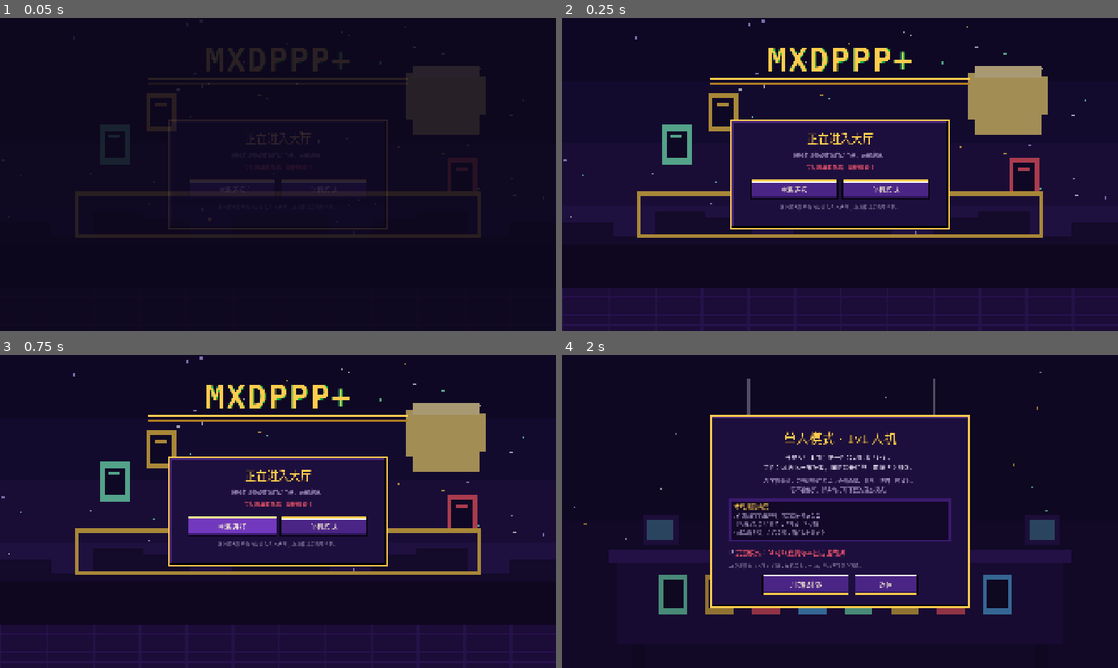
Above: before the commit, frames 1-4 (two rows, left to right).
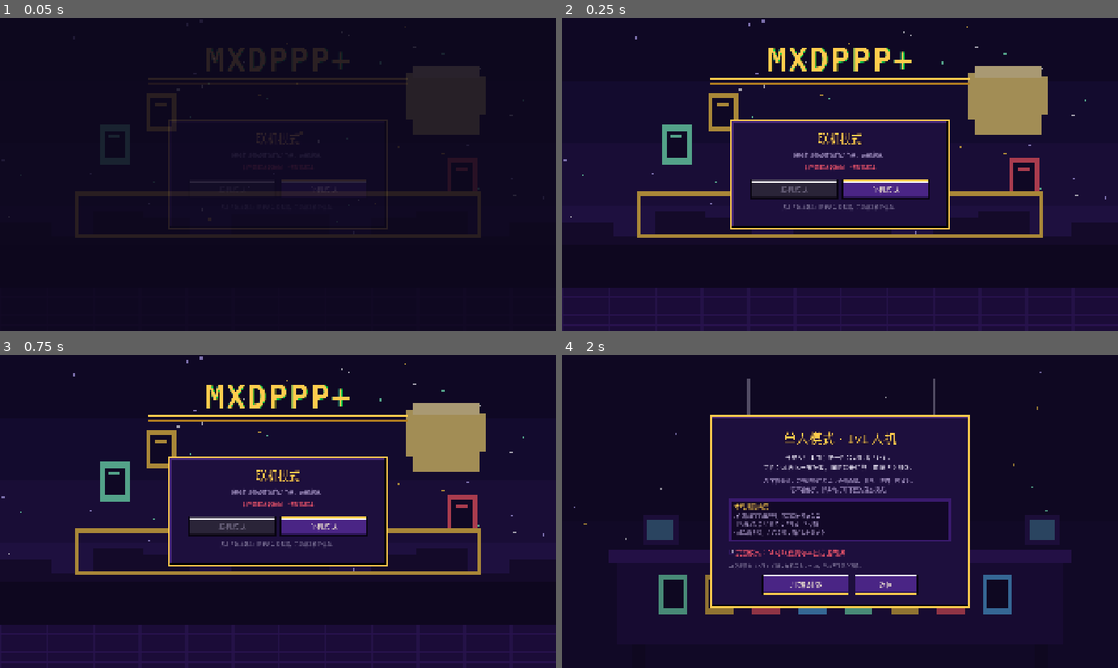
Above: after the commit, the same moments.

Repository: littlegan-Max/mxdpppplus-clean
Game: Godot game, scene res://boot.tscn
Same seed, same stepped clock (60 frames per second), same inputs: the game is played once before the commit and once after it.
Inputs (mouse positions are in pixels of both pictures, inside the frame that each line leads up to):
- Up to frame 1 (0.05 s): no input
- Up to frame 2 (0.25 s): no input
- Up to frame 3 (0.75 s): click (233, 527) at 0.5 s, where only the run before the commit has a clickable "重新连接"
- Up to frame 4 (2 s): click "单机模式" at 1.25 s

The runs differ from the first frame. In frame 1, 0.1% of the frame differs, in the area x 43-56%, y 36-56%; in frame 2, 1.5%; in frame 3, 1.6%, in the area x 33-61%, y 36-62%; in frame 4, nothing differs.

Commit message:
chore: update

Diff:
--- a/client/app.gd
+++ b/client/app.gd
@@ -318,15 +318,26 @@
 
 
 func server_target() -> Dictionary:
-    # 连接目标来自未开源的 client/server_target.gd；
-    # 开源构建缺少该文件时回退到本机地址。
+    # 连接地址固定在私有配置里，玩家无法修改；命令行参数仅供本地测试。
+    var host := ""
+    var port := 0
+    for args in [OS.get_cmdline_user_args(), OS.get_cmdline_args()]:
+        for a in args:
+            var s := str(a)
+            if s.begins_with("--host="):
+                host = s.substr(7).strip_edges()
+            elif s.begins_with("--port="):
+                port = int(s.substr(7))
+    if host != "":
+        return {"host": host, "port": port if port > 0 else 7777}
+
     if ResourceLoader.exists("res://client/server_target.gd"):
         var script = load("res://client/server_target.gd")
         if script != null:
             var t = script.target()
             if typeof(t) == TYPE_DICTIONARY and str(t.get("host", "")) != "":
                 return {"host": str(t["host"]), "port": int(t.get("port", 7777))}
-    return {"host": "127.0.0.1", "port": 7777}
+    return {"host": "", "port": 7777}
 
 
 func start_single(cheat: bool) -> void:
--- a/client/ui/connect.gd
+++ b/client/ui/connect.gd
@@ -3,6 +3,7 @@
 var status_label: Label
 var connect_btn: Button
 var single_btn: Button
+var _busy := false
 
 
 func _ready() -> void:
@@ -14,6 +15,10 @@
     _build()
     if Net.connected:
         App.goto("lobby")
+        return
+    if str(App.server_target().get("host", "")) == "":
+        _set_status("未配置服务器地址，请联系服主", UIKit.RED)
+        connect_btn.disabled = true
     else:
         call_deferred("_connect")
 
@@ -42,59 +47,71 @@
     panel.add_child(outer)
     var v := UIKit.vbox(16)
     outer.add_child(v)
-    v.add_child(UIKit.title("正在进入大厅", 38))
+    v.add_child(UIKit.title("联机模式", 38))
     v.add_child(UIKit.label("账号由设备硬件码自动注册，无需密码。", 18, UIKit.DIM, HORIZONTAL_ALIGNMENT_CENTER))
 
-    status_label = UIKit.label("正在连接服务器…", 18, UIKit.DIM, HORIZONTAL_ALIGNMENT_CENTER)
+    status_label = UIKit.label("正在连接服务器…", 18, UIKit.DIM, HORIZONTAL_ALIGNMENT_CENTER, true)
     status_label.custom_minimum_size = Vector2(0, 40)
     v.add_child(status_label)
 
     var bh := UIKit.hbox(16)
     bh.alignment = BoxContainer.ALIGNMENT_CENTER
-    connect_btn = UIKit.button("重新连接", 300, 66)
+    connect_btn = UIKit.button("联机模式", 300, 66)
     connect_btn.pressed.connect(_connect)
     single_btn = UIKit.button("单机模式", 300, 66)
     single_btn.pressed.connect(func(): App.goto("single"))
     bh.add_child(connect_btn)
     bh.add_child(single_btn)
     v.add_child(bh)
-    v.add_child(UIKit.label("连上服务器后会自动进入多人大厅；单机模式无需服务器。", 16, UIKit.GREY, HORIZONTAL_ALIGNMENT_CENTER))
+    v.add_child(UIKit.label("点击「联机模式」直接进入服务器，无需填写任何信息。", 16, UIKit.GREY, HORIZONTAL_ALIGNMENT_CENTER, true))
 
 
 func _connect() -> void:
+    if _busy:
+        return
     if Net.connected:
         App.goto("lobby")
         return
-    status_label.text = "连接中…"
-    status_label.add_theme_color_override("font_color", UIKit.GOLD)
-    connect_btn.disabled = true
-    single_btn.disabled = true
     var target := App.server_target()
-    var err := Net.connect_to(str(target.get("host", "")), int(target.get("port", 0)))
+    var host := str(target.get("host", ""))
+    var port := int(target.get("port", 7777))
+    if host == "":
+        _set_status("未配置服务器地址，请联系服主", UIKit.RED)
+        connect_btn.disabled = true
+        return
+    _set_busy(true)
+    _set_status("正在连接服务器…", UIKit.GOLD)
+    print("[client] connecting to %s:%d" % [host, port])
+    var err := Net.connect_to(host, port)
     if err != OK:
-        status_label.text = "无法连接服务器，请稍后重试"
-        status_label.add_theme_color_override("font_color", UIKit.RED)
-        connect_btn.disabled = false
-        single_btn.disabled = false
+        _set_status("无法连接服务器，请稍后重试", UIKit.RED)
+        _set_busy(false)
+
+
+func _set_status(text: String, color: Color) -> void:
+    status_label.text = text
+    status_label.add_theme_color_override("font_color", color)
+
+
+func _set_busy(busy: bool) -> void:
+    _busy = busy
+    connect_btn.disabled = busy
+    single_btn.disabled = busy
 
 
 func _on_connected() -> void:
-    status_label.text = "已连接，正在登录…"
+    _set_status("已连接，正在登录…", UIKit.GOLD)
     Net.send_to_server({"t": "hello", "hwid": App.device_id()})
 
 
 func _on_failed() -> void:
-    status_label.text = "连接失败，正在等待重试…"
-    status_label.add_theme_color_override("font_color", UIKit.RED)
-    connect_btn.disabled = false
-    single_btn.disabled = false
+    _set_status("连接失败，请点击「联机模式」重试", UIKit.RED)
+    _set_busy(false)
 
 
 func _on_disconnected() -> void:
-    status_label.text = "与服务器断开"
-    status_label.add_theme_color_override("font_color", UIKit.RED)
-    connect_btn.disabled = false
-    single_btn.disabled = false
+    _set_status("与服务器断开，请点击「联机模式」重连", UIKit.RED)
+    _set_busy(false)
 
 
 func toast(msg: String) -> void:
--- a/tests/bot_scene.gd
+++ b/tests/bot_scene.gd
@@ -4,16 +4,22 @@
 ## godot --headless --path . res://tests/bot_scene.tscn -- --no-ui --port=7802
 
 var inbox: Array = []
+var host := "127.0.0.1"
 var port := 7801
 var max_players := 2
+var private_room := false
 
 
 func _ready() -> void:
     for a in OS.get_cmdline_user_args():
-        if str(a).begins_with("--port="):
+        if str(a).begins_with("--host="):
+            host = str(a).substr(7)
+        elif str(a).begins_with("--port="):
             port = int(str(a).substr(7))
         elif str(a).begins_with("--max="):
             max_players = int(str(a).substr(6))
+        elif str(a) == "--private":
+            private_room = true
     Net.msg_received.connect(func(_from, data): inbox.append(data))
     _run()
 
@@ -31,7 +37,7 @@
 
 
 func _run() -> void:
-    var err := Net.connect_to("127.0.0.1", port)
+    var err := Net.connect_to(host, port)
     if err != OK:
         print("BOT FAIL connect err=", err)
         get_tree().quit(1)
@@ -55,7 +61,7 @@
     Net.send_to_server({"t": "set_name", "name": "机器人" + str(Time.get_ticks_msec() % 1000)})
     var acc := await _wait_for("account", 3000)
     print("BOT name ack=", acc.get("account", {}).get("name", ""))
-    Net.send_to_server({"t": "room_create", "public": true, "max_players": max_players,
+    Net.send_to_server({"t": "room_create", "public": not private_room, "max_players": max_players,
                         "ai_fill": true, "turn_time": 3, "friendly_fire": false,
                         "cheat_mode": true})
     var room_msg := await _wait_for("room", 5000)
Not shown, changed: export_presets.cfg
Not shown, changed: tools/pack_server.sh
